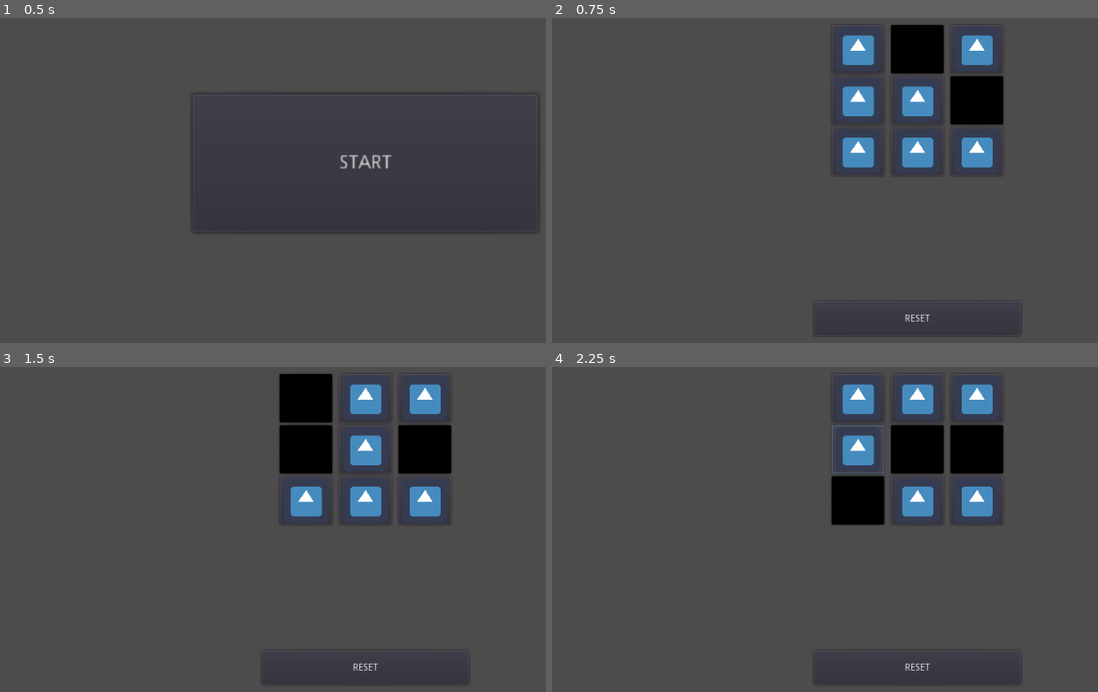
Above: before the commit, frames 1-4 (two rows, left to right).
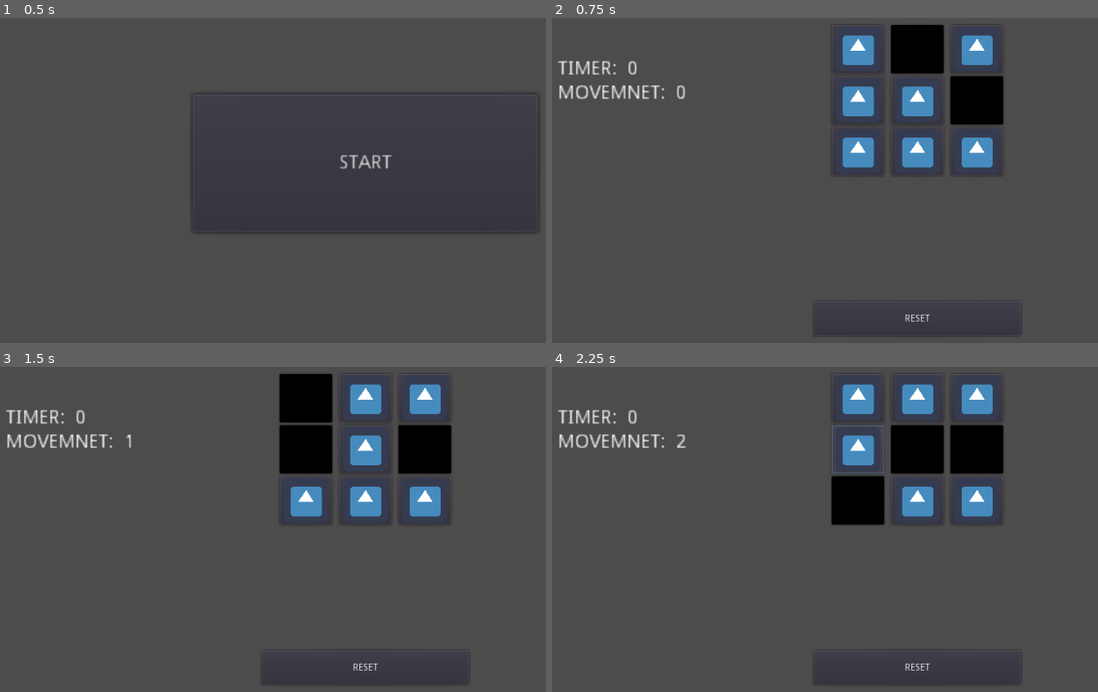
Above: after the commit, the same moments.

Repository: ayush1999-agarwal/SameColorTiles
Game: Godot game, scene res://MainMenu.tscn
Two runs of this game, one before a commit and one after it. Both use one fixed random seed, a clock stepped at 60 frames per second and the inputs below. The engine's default icon, where the game draws it, is replaced by a stand-in: a white triangle on a blue panel in a dark square.
Inputs (mouse positions are in pixels of both pictures, inside the frame that each line leads up to):
- Up to frame 1 (0.5 s): no input
- Up to frame 2 (0.75 s): click "START" at 0.5 s
- Up to frame 3 (1.5 s): click (305, 399) at 1.25 s
- Up to frame 4 (2.25 s): click (857, 448) at 2 s

Frame 1 is identical in both runs. In frame 2, 0.7% of the frame differs, in the area x 1-25%, y 13-26%; in frame 3, 0.7%; in frame 4, 0.7%.

Commit message:
Movement counter added

Diff:
--- a/SameColorTiles/GameScreen.gd
+++ b/SameColorTiles/GameScreen.gd
@@ -1,5 +1,23 @@
 extends Node2D
+
 onready var gridController : GridController = $GridController as GridController
+
+onready var timerVal : Label = $CanvasLayer/TimerText/TimerVal
+onready var movementVal : Label = $CanvasLayer/MovementText/MovementVal
+
+var timerCounter = 0
+var movementCounter = 0
 
 func _on_ResetButton_pressed():
 	gridController.ResetGameBoard()
+
+
+	timerCounter = 0
+	timerVal.text = str(timerCounter)
+
+	movementCounter = 0
+	movementVal.text = str(movementCounter)
+
+func IncMovementVal():
+	movementCounter += 1
+	movementVal.text = str(movementCounter)
--- a/SameColorTiles/GameScreen.tscn
+++ b/SameColorTiles/GameScreen.tscn
@@ -43,4 +43,43 @@
 margin_bottom = -50.0
 text = "RESET"
 
+[node name="TimerText" type="Label" parent="CanvasLayer"]
+anchor_left = 0.02
+anchor_top = 0.25
+anchor_right = 0.104
+anchor_bottom = 0.297
+margin_left = -0.480001
+margin_right = -43.496
+margin_bottom = -14.2
+rect_scale = Vector2( 2, 2 )
+text = "TIMER:"
+
+[node name="TimerVal" type="Label" parent="CanvasLayer/TimerText"]
+anchor_left = 1.163
+anchor_right = 2.093
+anchor_bottom = 1.0
+margin_left = -0.00900269
+margin_right = 0.000991821
+text = "0"
+
+[node name="MovementText" type="Label" parent="CanvasLayer"]
+anchor_left = 0.02
+anchor_top = 0.308
+anchor_right = 0.172
+anchor_bottom = 0.355
+margin_left = -0.480001
+margin_top = 0.199982
+margin_right = -78.128
+margin_bottom = -14.0
+rect_scale = Vector2( 2, 2 )
+text = "MOVEMNET:"
+
+[node name="MovementVal" type="Label" parent="CanvasLayer/MovementText"]
+anchor_left = 1.09
+anchor_right = 1.603
+anchor_bottom = 1.0
+margin_left = -0.0200043
+margin_right = -0.0340042
+text = "0"
+
 [connection signal="pressed" from="CanvasLayer/ResetButton" to="." method="_on_ResetButton_pressed"]
--- a/SameColorTiles/GridController.gd
+++ b/SameColorTiles/GridController.gd
@@ -4,13 +4,17 @@
 export var gridSize : int
 export var colorCodes: Array
 
+onready var gameScreen = $".."
 onready var gridRow : GridRow = $GridRow
 var gridPerBoxState : Array
 var startGridStatePerBox : Array
 var lightColorCount : int
 
 func _ready():
+	#randomize the seed
 	randomize()
+
+	#Adding multiple columns
 	gridRow.AddChildren(gridSize)
 
 	for column in gridRow.get_children():
@@ -44,6 +48,10 @@
 		gridRow.get_child(i / gridSize).get_child(i % gridSize).modulate = colorCodes[randColorId]
 
 func _on_GridButton_pressed(which : Button):
+	#Increment the movement counter in UI
+	gameScreen.IncMovementVal()
+
+	#Get button i,j
 	var pressedButton : Vector2 = Utils.GetGridButtonFromName(which.name)
 	_toggleGridBoxColor(pressedButton)
 
--- a/SameColorTiles/GridRow.gd
+++ b/SameColorTiles/GridRow.gd
@@ -4,6 +4,7 @@
 onready var gridColumnNode : GridColumn = $GridColumn
 
 func AddChildren(childCount : int):
+	#Add more entries - one entry is static in hirerchy
 	for i in childCount - 1:
 		var columnInst : GridColumn = gridColumnNode.duplicate() as GridColumn
 		add_child(columnInst)
